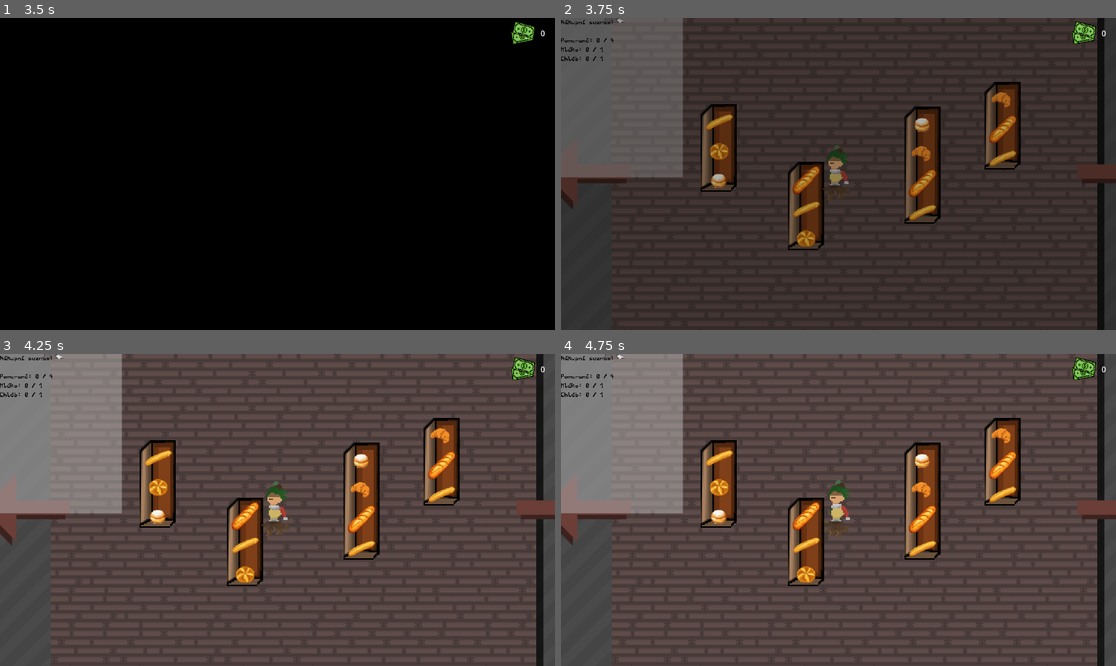
Above: before the commit, frames 1-4 (two rows, left to right).
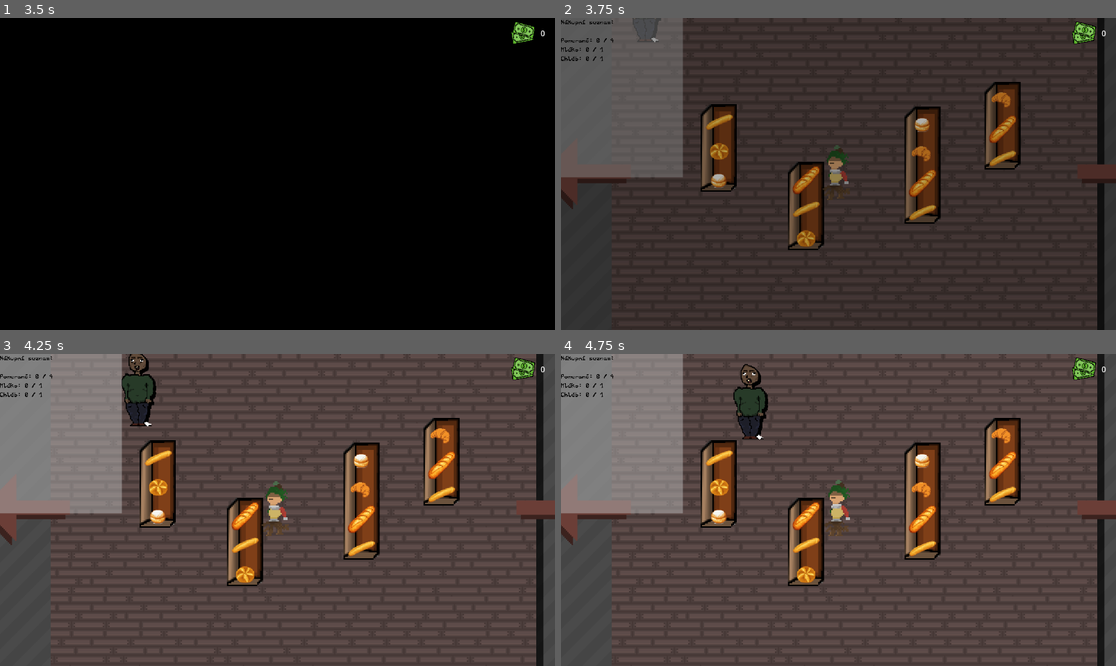
Above: after the commit, the same moments.

Repository: Trigware/Shopping-Madness
Game: Godot game, scene res://Scenes/MainScene.tscn
The game is run twice, just before and just after one commit, with the same random seed, the same clock (stepped at 60 frames per second) and the same inputs.
Inputs (mouse positions are in pixels of both pictures, inside the frame that each line leads up to):
- Up to frame 1 (3.5 s): tap Enter (item_pickup) at 0.5, 0.6, 1.35, 2.3, 3.05 s; move the mouse to (399, 158) at 0.52 s; hold Right (walk_right) 0.53-1.28 s; move the mouse to (166, 189) at 1.27 s; hold Down (walk_down) 1.28-2.03 s; move the mouse to (333, 105) at 2.02 s; hold Right (walk_right) 2.03-2.78 s; click (333, 105) at 2.1 s; move the mouse to (249, 236) at 2.77 s; hold Up (walk_up) from 2.78 s (still down); tap I at 2.85 s
- Up to frame 2 (3.75 s): move the mouse to (1005, 220) at 3.52 s; release Up (walk_up) at 3.53 s; hold Left (walk_left) from 3.53 s (still down); tap Tab at 3.6 s
- Up to frame 3 (4.25 s): keep holding Left (walk_left); tap Enter (item_pickup) at 3.8 s
- Up to frame 4 (4.75 s): keep holding Left (walk_left); move the mouse to (672, 463) at 4.27 s; tap K at 4.35 s; tap Enter (item_pickup) at 4.55 s

Frame 1 is identical in both runs. In frame 2, 0.1% of the frame differs, in the area x 9-19%, y 0-8%; in frame 3, 1.0%; in frame 4, 1.0%, in the area x 7-38%, y 0-28%.

Commit message:
NPC chase

Diff:
--- a/Scenes/NPC.tscn
+++ b/Scenes/NPC.tscn
@@ -26,7 +26,7 @@
 "duration": 1.0,
 "texture": SubResource("AtlasTexture_xs5w8")
 }],
-"loop": true,
+"loop": 1,
 "name": &"Drobasek",
 "speed": 5.0
 }, {
@@ -34,7 +34,7 @@
 "duration": 1.0,
 "texture": SubResource("AtlasTexture_7fgga")
 }],
-"loop": true,
+"loop": 1,
 "name": &"GermanTeacher",
 "speed": 5.0
 }, {
@@ -42,7 +42,7 @@
 "duration": 1.0,
 "texture": SubResource("AtlasTexture_17t5b")
 }],
-"loop": true,
+"loop": 1,
 "name": &"Grznar",
 "speed": 5.0
 }, {
@@ -50,16 +50,20 @@
 "duration": 1.0,
 "texture": SubResource("AtlasTexture_faxwx")
 }],
-"loop": true,
+"loop": 1,
 "name": &"Mrazek",
 "speed": 5.0
 }]
 
 [sub_resource type="RectangleShape2D" id="RectangleShape2D_tdvfm"]
-size = Vector2(20, 31)
+size = Vector2(20, 17)
 
-[node name="NPC" type="Area2D" unique_id=1426028892]
+[sub_resource type="RectangleShape2D" id="RectangleShape2D_ifhs4"]
+size = Vector2(25, 19)
+
+[node name="NPC" type="CharacterBody2D" unique_id=323015229]
 script = ExtResource("1_fo5tq")
+is_chaser = true
 
 [node name="Sprite" type="AnimatedSprite2D" parent="." unique_id=2042416558]
 position = Vector2(3, 0)
@@ -70,3 +74,9 @@
 [node name="Collider" type="CollisionShape2D" parent="." unique_id=234100968]
 position = Vector2(0, 19.5)
 shape = SubResource("RectangleShape2D_tdvfm")
+
+[node name="hitbox_interaction" type="Area2D" parent="." unique_id=1321592997]
+position = Vector2(0, 19.5)
+
+[node name="CollisionShape2D" type="CollisionShape2D" parent="hitbox_interaction" unique_id=335780284]
+shape = SubResource("RectangleShape2D_ifhs4")
--- a/Scripts/NPC.gd
+++ b/Scripts/NPC.gd
@@ -1,25 +1,59 @@
-extends Area2D
+extends CharacterBody2D
 
 @onready var npc_sprite = $Sprite
+@onready var interaction_area = $"hitbox_interaction"
+@onready var Collider = $"Collider"
 
-var npc_dialog: Array = []
-var character_type: TextSystem.SpeakingCharacter = TextSystem.SpeakingCharacter.None
+@export var speed: float = 100.0
+@export var is_chaser: bool = false
+@export var character_type: TextSystem.SpeakingCharacter = TextSystem.SpeakingCharacter.None
 
-func _ready():
+var npc_dialog = []
+var has_triggered_dialog: bool = false
+
+func _ready() -> void:
 	await get_tree().process_frame
-	npc_dialog = DialogRepresentation.available_character_dialogs[character_type].dialog_tree
-	npc_sprite.animation = TextSystem.SpeakingCharacter.find_key(character_type)
 
-func _process(_delta):
-	var can_interact: bool = check_if_can_interact()
-	if can_interact: TextSystem.render_dialog_arr(npc_dialog)
+	if DialogRepresentation.available_character_dialogs.has(character_type):
+		npc_dialog = DialogRepresentation.available_character_dialogs[character_type].dialog_tree
 
-func check_if_can_interact() -> bool:
-	var interaction_button_pressed: bool = Input.is_action_just_pressed("item_pickup")
-	if TextSystem.is_interacting or not interaction_button_pressed: return false
+	var char_name = TextSystem.SpeakingCharacter.find_key(character_type)
+	if char_name and npc_sprite:
+		npc_sprite.animation = char_name
 
-	var overlapping_bodies: Array = get_overlapping_bodies()
-	for body: Node2D in overlapping_bodies:
-		var is_player: bool = body.is_in_group("Player")
-		if is_player: return true
-	return false
+func _physics_process(delta: float) -> void:
+	#pronasledovani
+	if is_chaser and not TextSystem.is_interacting:
+		var player = get_tree().get_first_node_in_group("Player")
+		if player != null:
+			var dir = global_position.direction_to(player.global_position)
+			velocity = dir * speed
+			move_and_slide()
+	else:
+		#zastaveni rychlosti pri dialogu
+		velocity = Vector2.ZERO
+
+	if interaction_area == null or not interaction_area.monitoring:
+		return
+
+		#spusteni iterakce
+	var bodies = interaction_area.get_overlapping_bodies()
+	var touching_player = false
+
+	for b in bodies:
+		if b.is_in_group("Player"):
+			touching_player = true
+			break
+
+	if touching_player:
+		if not has_triggered_dialog and not TextSystem.is_interacting and not npc_dialog.is_empty():
+			has_triggered_dialog = true
+
+			is_chaser = false
+			interaction_area.monitoring = false
+			Collider = false
+
+
+			TextSystem.render_dialog_arr(npc_dialog)
+	else:
+		has_triggered_dialog = false
--- a/dialogs.json
+++ b/dialogs.json
@@ -58,16 +58,12 @@
 	"Mrazek": {
 		"display-name": "Pan Mrázek",
 		"ambient": [
-			{ "text": "Krev drůbeže očistí naše hříchy...", "audio": "mrazek_ambient_01.mp3" },
-			{ "text": "V Alpách vědí, jak se předává cena!", "audio": "mrazek_ambient_02.mp3" },
-			{ "text": "Kozí krev, žabí mozečky, myší střeva... kam přesunuli ten kozí sýr?", "audio": "mrazek_ambient_03.mp3" },
-			{ "text": "Porota v Dolomitech byla beztak podplacená.", "audio": "mrazek_ambient_04.mp3" },
-			{ "text": "Tady to hučí jak v kryptě.", "audio": "mrazek_ambient_05.mp3" },
-			{ "text": "Oltář postavím tady hned vedle pečiva.", "audio": "mrazek_ambient_06.mp3" },
-			{ "text": "Zase změnili rozložení regálů! Ilumináti.", "audio": "mrazek_ambient_07.mp3" },
-			{ "text": "Musím najít černé svíčky.", "audio": "mrazek_ambient_08.mp3" },
-			{ "text": "Ten chleba má úplně zkaženou auru.", "audio": "mrazek_ambient_09.mp3" },
-			{ "text": "Mrtvá husa... ta by mohla stačit.", "audio": "mrazek_ambient_10.mp3" }
+			{ "text": "V Alpách vědí, jak se předává cena!", "audio": "mrazek_ambient_01.mp3" },
+			{ "text": "Kozí krev, žabí mozečky, myší střeva! kam přesunuli ten kozí sýr?", "audio": "mrazek_ambient_02.mp3" },
+			{ "text": "Porota v Dolomitech byla beztak podplacená.", "audio": "mrazek_ambient_03.mp3" },
+			{ "text": "Oltář postavím tady hned vedle pečiva.", "audio": "mrazek_ambient_04.mp3" },
+			{ "text": "Zase změnili rozložení regálů! Ilumináti.", "audio": "mrazek_ambient_05.mp3" },
+			{ "text": "Mrtvá husa... ta by mohla stačit.", "audio": "mrazek_ambient_06.mp3" }
 		],
 		"interact": {
 			"start": {
@@ -102,12 +98,7 @@
 			{ "text": "Warum ist das so teuer?", "audio": "nemcinarka_ambient_02.mp3" },
 			{ "text": "Mládež neumí ani vyčasovat 'kaufen'...", "audio": "nemcinarka_ambient_03.mp3" },
 			{ "text": "Eins, zwei, Polizei... kde je ochranka?", "audio": "nemcinarka_ambient_04.mp3" },
-			{ "text": "Tady se vůbec nedá mluvit hochdeutsch.", "audio": "nemcinarka_ambient_05.mp3" },
-			{ "text": "Die Kartoffel je dneska v akci.", "audio": "nemcinarka_ambient_06.mp3" },
-			{ "text": "Das ist eine absolute Katastrophe.", "audio": "nemcinarka_ambient_07.mp3" },
-			{ "text": "Proč tu nemají nápisy i v němčině?", "audio": "nemcinarka_ambient_08.mp3" },
-			{ "text": "Zase taková fronta... unglaublich.", "audio": "nemcinarka_ambient_09.mp3" },
-			{ "text": "V Drážďanech by tohle nikdy nedovolili.", "audio": "nemcinarka_ambient_10.mp3" }
+			{ "text": "V Drážďanech by tohle nikdy nedovolili.", "audio": "nemcinarka_ambient_05.mp3" }
 		],
 		"interact": {
 			"start": {
